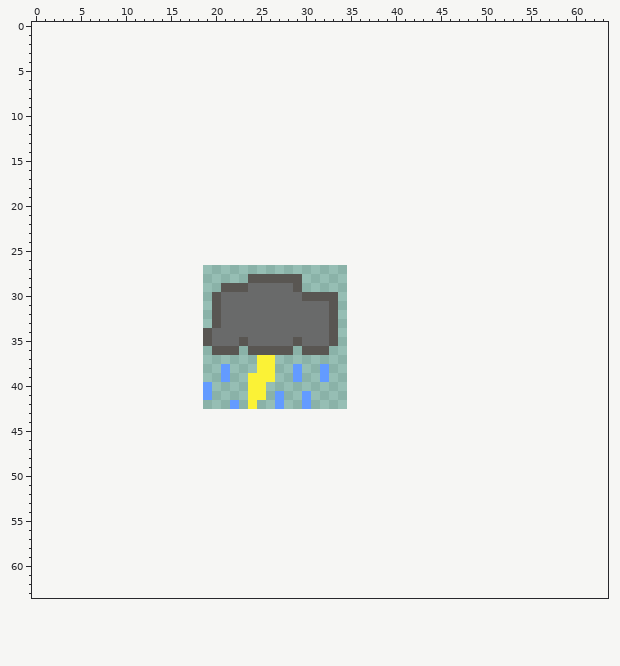
Pixel-art sprite -- images/thunderstorm.png. This is how it looked before the edit.
The file is 16x16 pixels. The old version is drawn lined up with the new one, on the new canvas.
The same view after the edit:
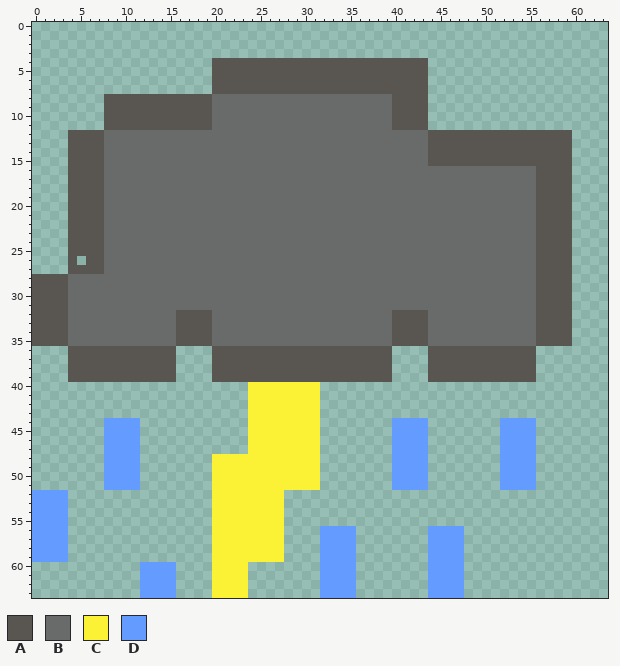
Palette (. is transparent): A #595652  B #696a6a  C #fbf236  D #639bff
Changes in this commit:
canvas 16x16 -> 64x64, the old top-left corner now at 19,27
y 4..7: x 20..43 ........................ -> AAAAAAAAAAAAAAAAAAAAAAAA
y 8..11: x 8..43 .................................... -> AAAAAAAAAAAABBBBBBBBBBBBBBBBBBBBAAAA
y 12..15: x 4..59 ........................................................ -> AAAABBBBBBBBBBBBBBBBBBBBBBBBBBBBBBBBBBBBAAAAAAAAAAAAAAAA
y 16..25: x 4..59 ........................................................ -> AAAABBBBBBBBBBBBBBBBBBBBBBBBBBBBBBBBBBBBBBBBBBBBBBBBAAAA
y 26: x 4 . -> A; x 6..59 ...................................................... -> AABBBBBBBBBBBBBBBBBBBBBBBBBBBBBBBBBBBBBBBBBBBBBBBBAAAA
y 27: x 4..59 ........................................................ -> AAAABBBBBBBBBBBBBBBBBBBBBBBBBBBBBBBBBBBBBBBBBBBBBBBBAAAA
y 28: x 0..59 ........................AAAAAA.............................. -> AAAABBBBBBBBBBBBBBBBBBBBBBBBBBBBBBBBBBBBBBBBBBBBBBBBBBBBAAAA
y 29: x 0..23 .....................AAA -> AAAABBBBBBBBBBBBBBBBBBBB; x 29..59 A.............................. -> BBBBBBBBBBBBBBBBBBBBBBBBBBBAAAA
y 30: x 0..20 ....................A -> AAAABBBBBBBBBBBBBBBBB; x 30..59 AAAA.......................... -> BBBBBBBBBBBBBBBBBBBBBBBBBBAAAA
y 31: x 0..20 ....................A -> AAAABBBBBBBBBBBBBBBBB; x 33..59 A.......................... -> BBBBBBBBBBBBBBBBBBBBBBBAAAA
y 32..33: x 0..20 ....................A -> AAAABBBBBBBBBBBBAAAAB; x 33..59 A.......................... -> BBBBBBBAAAABBBBBBBBBBBBAAAA
y 34: x 0..18 ................... -> AAAABBBBBBBBBBBBAAA; x 33..59 A.......................... -> BBBBBBBAAAABBBBBBBBBBBBAAAA
y 35: x 0..18 ................... -> AAAABBBBBBBBBBBBAAA; x 23 A -> B; x 29 A -> B; x 33..59 A.......................... -> BBBBBBBAAAABBBBBBBBBBBBAAAA
y 36: x 4..15 ............ -> AAAAAAAAAAAA; x 23 . -> A; x 29 . -> A; x 33..39 ....... -> AAAAAAA; x 44..55 ............ -> AAAAAAAAAAAA
y 37: x 4..15 ............ -> AAAAAAAAAAAA; x 20..39 .....CC............. -> AAAAAAAAAAAAAAAAAAAA; x 44..55 ............ -> AAAAAAAAAAAA
y 38: x 4..15 ............ -> AAAAAAAAAAAA; x 20..39 .D...CC..D..D....... -> AAAAAAAAAAAAAAAAAAAA; x 44..55 ............ -> AAAAAAAAAAAA
y 39: x 4..15 ............ -> AAAAAAAAAAAA; x 20..39 .D..CCC..D..D....... -> AAAAAAAAAAAAAAAAAAAA; x 44..55 ............ -> AAAAAAAAAAAA
y 40: x 19 D -> .; x 26..31 ...... -> CCCCCC
y 41: x 19 D -> .; x 26..31 .D..D. -> CCCCCC
y 42: x 22 D -> .; x 25..31 ..D..D. -> CCCCCCC
y 43: x 24..31 ........ -> CCCCCCCC
y 44..47: x 8..11 .... -> DDDD; x 24..31 ........ -> CCCCCCCC; x 40..43 .... -> DDDD; x 52..55 .... -> DDDD
y 48..51: x 8..11 .... -> DDDD; x 20..31 ............ -> CCCCCCCCCCCC; x 40..43 .... -> DDDD; x 52..55 .... -> DDDD
y 52..55: x 0..3 .... -> DDDD; x 20..27 ........ -> CCCCCCCC
y 56..59: x 0..3 .... -> DDDD; x 20..27 ........ -> CCCCCCCC; x 32..35 .... -> DDDD; x 44..47 .... -> DDDD
y 60..63: x 12..15 .... -> DDDD; x 20..23 .... -> CCCC; x 32..35 .... -> DDDD; x 44..47 .... -> DDDD
Boxes around the changes in both pictures, in picture pixels (x1, y1, x2, y2):
changed: (32, 58, 572, 598)
